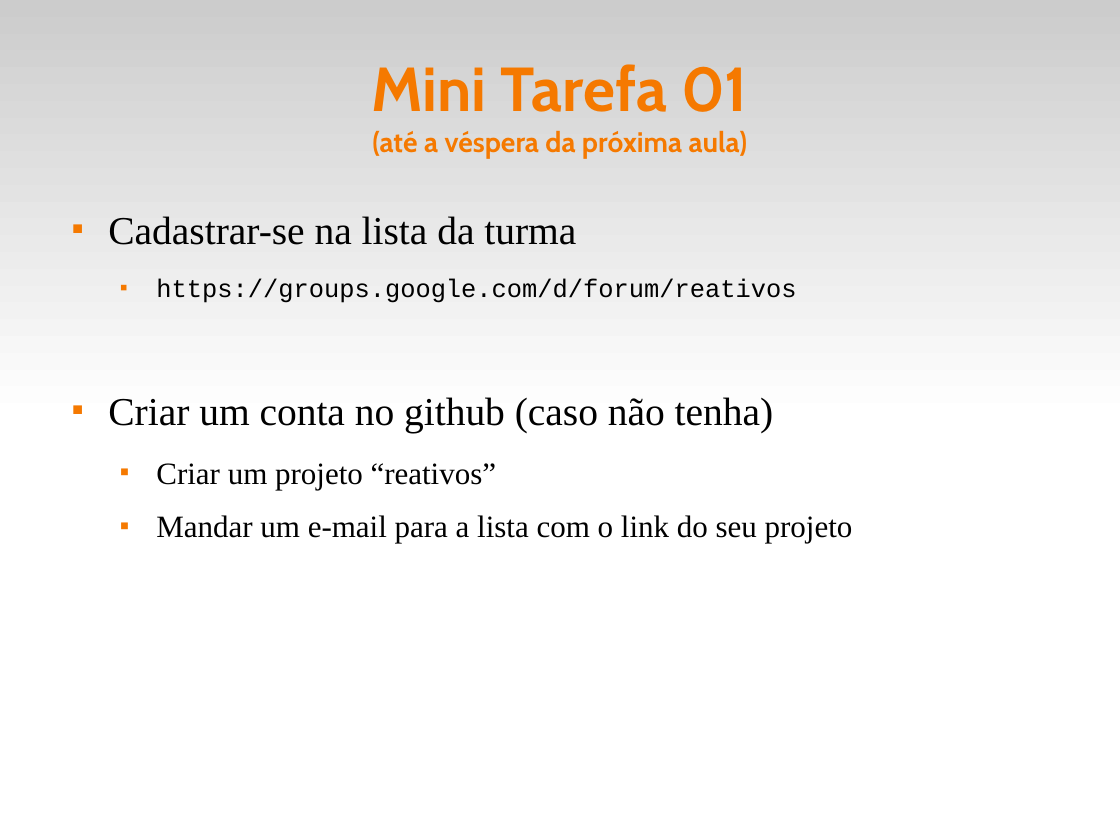
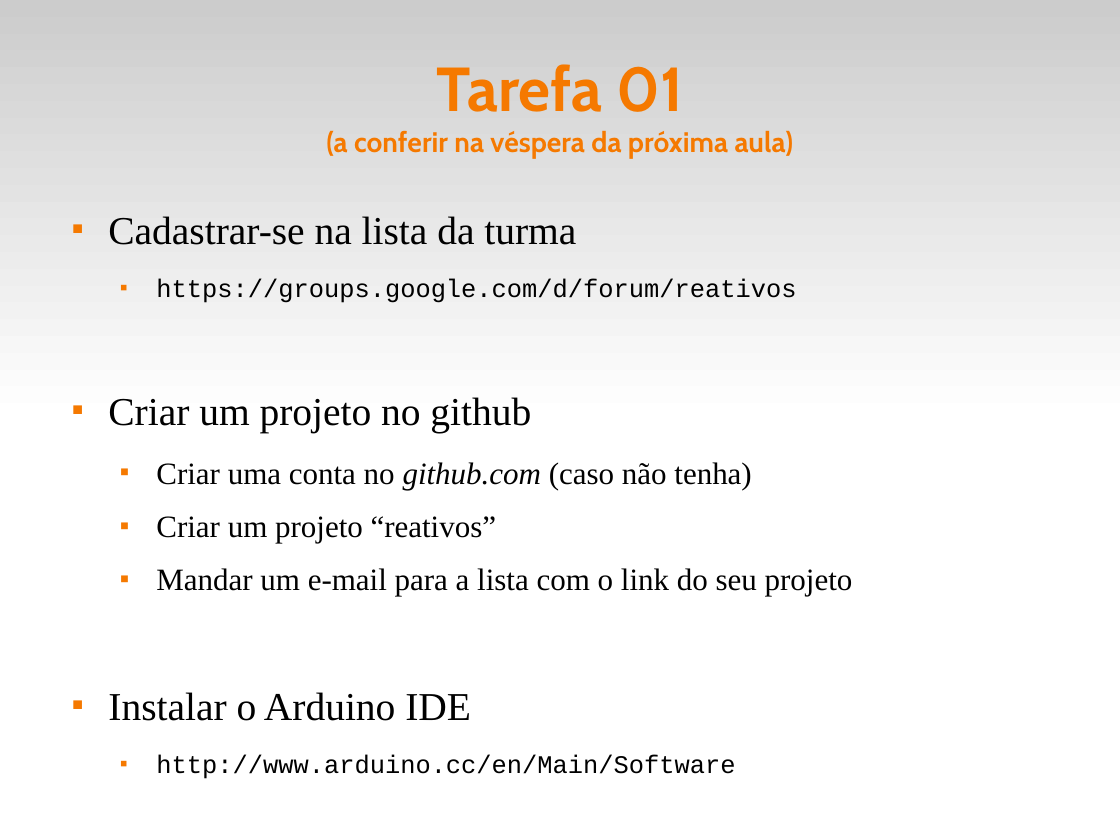
Before and after one commit to fsantanna-uerj/reativos, a slide deck: slide 7 of slides/00_intro.odp. Drawn at 1120x840 pixels with LibreOffice and Linux fonts; fonts in the diff are those of the drawing. Boxes give left, top, right and bottom in pixels: in the first picture for what was removed or moved away, otherwise in the second. Text is boxed around its words. In the diff, an @@ line names an element or a change of style, - is before the commit and + after.

```diff
--- a/slides/00_intro.odp
+++ b/slides/00_intro.odp
@@ title at (326,64,794,158): text changed @@
-Mini Tarefa 01
-(até a véspera da próxima aula)
+Tarefa 01
+(a conferir na véspera da próxima aula)
@@ text at (108,397,751,490): text changed; size 28 to 22 pt @@
-■ Criar um conta no github (caso não tenha)
+■ Criar um projeto no github
+  ■ Criar uma conta no github.com (caso não tenha)
@@ text at (108,692,735,779): paragraphs added @@
+■ Instalar o Arduino IDE
+  ■ http://www.arduino.cc/en/Main/Software
```
Also in this commit, not shown: 2 other slides changed, 1 slide removed, 15 other files.
